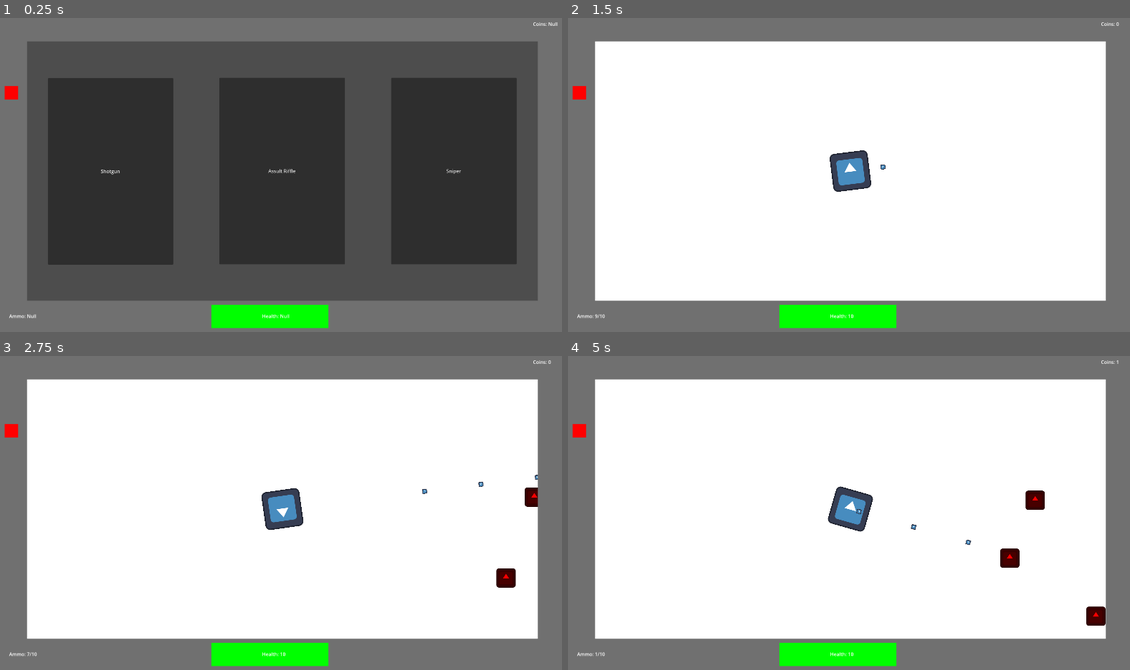
Above: before the commit, frames 1-4 (two rows, left to right).
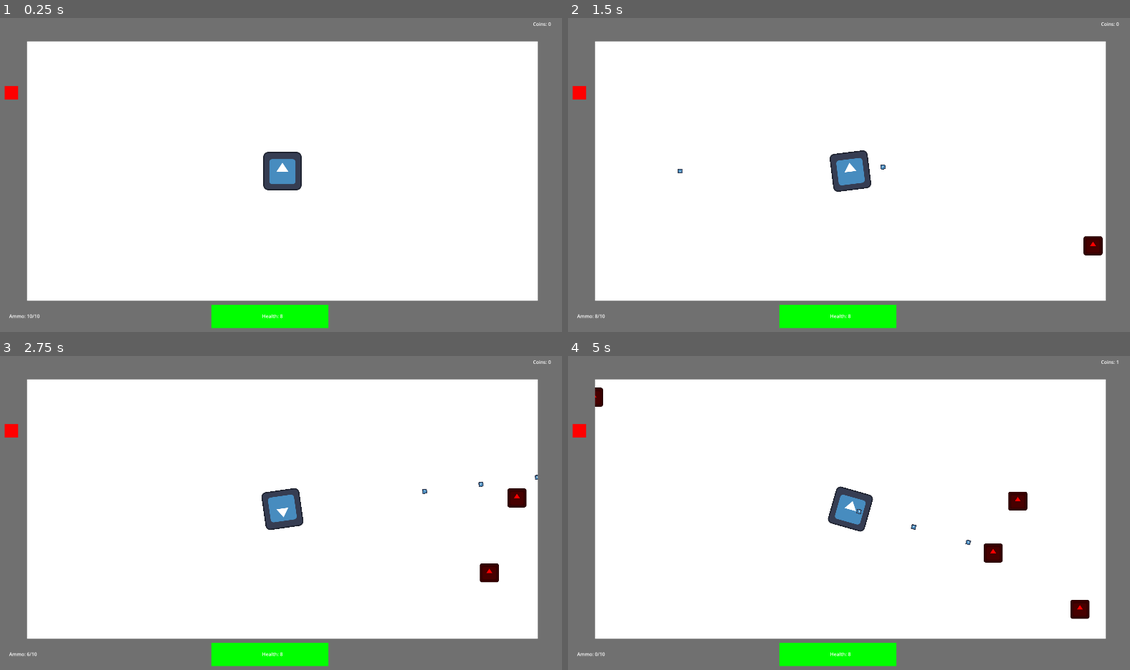
Above: after the commit, the same moments.

Repository: papaya19/One-Trick-Pony
Game: Godot game, scene res://Scenes/level.tscn
Same seed, same stepped clock (60 frames per second), same inputs: the game is played once before the commit and once after it. Before the commit the project starts from res://Scenes/start.tscn. The engine's default icon, where the game draws it, is replaced by a stand-in: a white triangle on a blue panel in a dark square.
Inputs (mouse positions are in pixels of both pictures, inside the frame that each line leads up to):
- Up to frame 1 (0.25 s): no input
- Up to frame 2 (1.5 s): click (680, 171) at 0.5 s, where only the run before the commit has a clickable "Shotgun"; move the mouse to (978, 156) at 1.27 s; press the mouse at (978, 156) at 1.28 s
- Up to frame 3 (2.75 s): move the mouse to (168, 525) at 2.02 s; release the mouse at (168, 525) at 2.03 s; click (168, 525) at 2.1 s
- Up to frame 4 (5 s): move the mouse to (905, 437) at 2.77 s; press the mouse at (905, 437) at 2.78 s; move the mouse to (820, 572) at 3.52 s; release the mouse at (820, 572) at 3.53 s; click (820, 572) at 3.6 s; move the mouse to (1023, 556) at 4.27 s; press the mouse at (1023, 556) at 4.28 s

The runs differ from the first frame. In frame 1, 75% of the frame differs, in the area x 4-100%, y 1-96%; in frame 2, 0.2%; in frame 3, 0.7%; in frame 4, 1.2%.

Commit message:
Revert "added weapon select start screen"
This reverts commit 6cea88f5641836b220bab013e4e67a9c7e2760d7.

Diff:
--- /dev/null
+++ b/Godot Project Files/Ignore/menu.tscn
@@ -0,0 +1,9 @@
+[gd_scene format=3 uid="uid://dbtck1hfeoxfx"]
+
+[node name="Menu" type="Control" unique_id=805871758]
+layout_mode = 3
+anchors_preset = 15
+anchor_right = 1.0
+anchor_bottom = 1.0
+grow_horizontal = 2
+grow_vertical = 2
--- /dev/null
+++ b/Godot Project Files/Ignore/upgrades.tscn
@@ -0,0 +1,9 @@
+[gd_scene format=3 uid="uid://dk4cxufl7vrqi"]
+
+[node name="Upgrades" type="Control" unique_id=523493890]
+layout_mode = 3
+anchors_preset = 15
+anchor_right = 1.0
+anchor_bottom = 1.0
+grow_horizontal = 2
+grow_vertical = 2
--- a/Godot Project Files/Scenes/global.tscn
+++ b/Godot Project Files/Scenes/global.tscn
@@ -2,6 +2,8 @@
 
 [ext_resource type="Script" uid="uid://1a46fps04g5s" path="res://Scripts/global.gd" id="1_uoijj"]
 [ext_resource type="PackedScene" uid="uid://xemiier5q1s5" path="res://Scenes/hud.tscn" id="1_yl8w0"]
+[ext_resource type="PackedScene" uid="uid://dbtck1hfeoxfx" path="res://Ignore/menu.tscn" id="2_pklo1"]
+[ext_resource type="PackedScene" uid="uid://dk4cxufl7vrqi" path="res://Ignore/upgrades.tscn" id="3_6sv3n"]
 
 [node name="Global" type="Node" unique_id=1886466201]
 process_mode = 3
@@ -10,3 +12,7 @@
 [node name="GUI" type="CanvasLayer" parent="." unique_id=1360440419]
 
 [node name="HUD" parent="GUI" unique_id=1087313395 instance=ExtResource("1_yl8w0")]
+
+[node name="Menu" parent="GUI" unique_id=805871758 instance=ExtResource("2_pklo1")]
+
+[node name="Upgrades" parent="GUI" unique_id=523493890 instance=ExtResource("3_6sv3n")]
--- a/Godot Project Files/Scenes/hud.tscn
+++ b/Godot Project Files/Scenes/hud.tscn
@@ -4,21 +4,18 @@
 [ext_resource type="Script" uid="uid://hy7d77ks51tc" path="res://Scripts/hud.gd" id="1_fccik"]
 
 [node name="HUD" type="Control" unique_id=1087313395]
-process_mode = 1
 layout_mode = 3
 anchors_preset = 15
 anchor_right = 1.0
 anchor_bottom = 1.0
 grow_horizontal = 2
 grow_vertical = 2
-mouse_filter = 2
 script = ExtResource("1_fccik")
 
 [node name="TextureRect" type="TextureRect" parent="." unique_id=2115182615 groups=["bullet"]]
 layout_mode = 0
 offset_right = 1920.0
 offset_bottom = 1080.0
-mouse_filter = 2
 texture = ExtResource("1_e0onf")
 
 [node name="Ammo" type="Label" parent="." unique_id=166411888]
--- a/Godot Project Files/Scenes/start.tscn
+++ /dev/null
@@ -1,86 +0,0 @@
-[gd_scene format=3 uid="uid://bw4fbt1hanvtw"]
-
-[ext_resource type="Script" uid="uid://dtfietgohox21" path="res://start.gd" id="1_3bxa3"]
-
-[node name="Start" type="Control" unique_id=579261995]
-process_mode = 3
-layout_mode = 3
-anchor_right = 1.0
-anchor_bottom = 1.0
-offset_left = 100.0
-offset_top = 100.0
-offset_right = -100.0
-offset_bottom = -100.0
-grow_horizontal = 2
-grow_vertical = 2
-script = ExtResource("1_3bxa3")
-
-[node name="HBoxContainer" type="HBoxContainer" parent="." unique_id=890463944]
-layout_mode = 1
-anchors_preset = 15
-anchor_right = 1.0
-anchor_bottom = 1.0
-grow_horizontal = 2
-grow_vertical = 2
-alignment = 1
-
-[node name="Control" type="Control" parent="HBoxContainer" unique_id=343131248]
-layout_mode = 2
-size_flags_horizontal = 3
-
-[node name="Shotgun" type="Button" parent="HBoxContainer/Control" unique_id=2091499506]
-layout_mode = 1
-anchors_preset = -1
-anchor_left = 0.167
-anchor_top = 0.167
-anchor_right = 0.833
-anchor_bottom = 0.833
-offset_left = -20.0
-offset_top = -19.0
-offset_right = 20.0
-offset_bottom = 21.0
-grow_horizontal = 2
-grow_vertical = 2
-text = "Shotgun"
-
-[node name="Control2" type="Control" parent="HBoxContainer" unique_id=1315549404]
-layout_mode = 2
-size_flags_horizontal = 3
-
-[node name="Assult Riffle" type="Button" parent="HBoxContainer/Control2" unique_id=1371229962]
-layout_mode = 1
-anchors_preset = -1
-anchor_left = 0.167
-anchor_top = 0.167
-anchor_right = 0.833
-anchor_bottom = 0.833
-offset_left = -20.0
-offset_top = -20.0
-offset_right = 20.0
-offset_bottom = 20.0
-grow_horizontal = 2
-grow_vertical = 2
-text = "Assult Riffle"
-
-[node name="Control3" type="Control" parent="HBoxContainer" unique_id=1717639624]
-layout_mode = 2
-size_flags_horizontal = 3
-
-[node name="Sniper" type="Button" parent="HBoxContainer/Control3" unique_id=1532349003]
-layout_mode = 1
-anchors_preset = -1
-anchor_left = 0.167
-anchor_top = 0.167
-anchor_right = 0.833
-anchor_bottom = 0.833
-offset_left = -20.0
-offset_top = -20.0
-offset_right = 20.0
-offset_bottom = 20.0
-grow_horizontal = 2
-grow_vertical = 2
-text = "Sniper"
-
-[connection signal="pressed" from="HBoxContainer/Control/Shotgun" to="." method="_on_shotgun_pressed"]
-[connection signal="pressed" from="HBoxContainer/Control2/Assult Riffle" to="." method="_on_assult_riffle_pressed"]
-[connection signal="pressed" from="HBoxContainer/Control3/Sniper" to="." method="_on_sniper_pressed"]
--- a/Godot Project Files/Scripts/global.gd
+++ b/Godot Project Files/Scripts/global.gd
@@ -2,11 +2,8 @@
 
 signal player_take_damage(damage_amount: int)
 signal player_gain_coin(coin_value: int)
-@export var player_health: int = 10
-@export var magazine_size: int = 10
-@export var coin_count: int = 0
-@export var bullet_count: int = 10
+@export var player_health = 8
+@export var magazine_size = 10
+@export var coin_count = 0
+var bullet_count = 10
 var reloading = false
-
-func _ready() -> void:
-	$"GUI/HUD".process_mode = Node.PROCESS_MODE_DISABLED
--- a/Godot Project Files/Scripts/hud.gd
+++ b/Godot Project Files/Scripts/hud.gd
@@ -10,9 +10,10 @@
 	else:
 		label_ammo.text = "Ammo: " + str(Global.bullet_count) + "/" + str(Global.magazine_size)
 
-	if Global.player_health <= 0:
+	if Global.player_health == 0:
 		label_health.text = "Dead"
 	else:
 		label_health.text = "Health: " + str(Global.player_health)
+	label_health.text = "Health: " + str(Global.player_health)
 
 	label_coins.text = "Coins: " + str(Global.coin_count)
--- a/Godot Project Files/project.godot
+++ b/Godot Project Files/project.godot
@@ -11,7 +11,7 @@
 [application]
 
 config/name="onetrickpony"
-run/main_scene="uid://bw4fbt1hanvtw"
+run/main_scene="uid://bf7bvhggticbd"
 config/features=PackedStringArray("4.6", "Forward Plus")
 config/icon="res://icon.svg"
 
--- a/Godot Project Files/start.gd
+++ /dev/null
@@ -1,16 +0,0 @@
-extends Control
-
-
-func _on_shotgun_pressed() -> void:
-	get_node("/root/Global/GUI/HUD").process_mode = Node.PROCESS_MODE_ALWAYS
-	get_tree().change_scene_to_file("res://Scenes/level.tscn")
-
-
-func _on_assult_riffle_pressed() -> void:
-	get_node("/root/Global/GUI/HUD").process_mode = Node.PROCESS_MODE_ALWAYS
-	get_tree().change_scene_to_file("res://Scenes/level.tscn")
-
-
-func _on_sniper_pressed() -> void:
-	get_node("/root/Global/GUI/HUD").process_mode = Node.PROCESS_MODE_ALWAYS
-	get_tree().change_scene_to_file("res://Scenes/level.tscn")
Not shown, removed: Godot Project Files/start.gd.uid
Not shown, changed: .DS_Store
